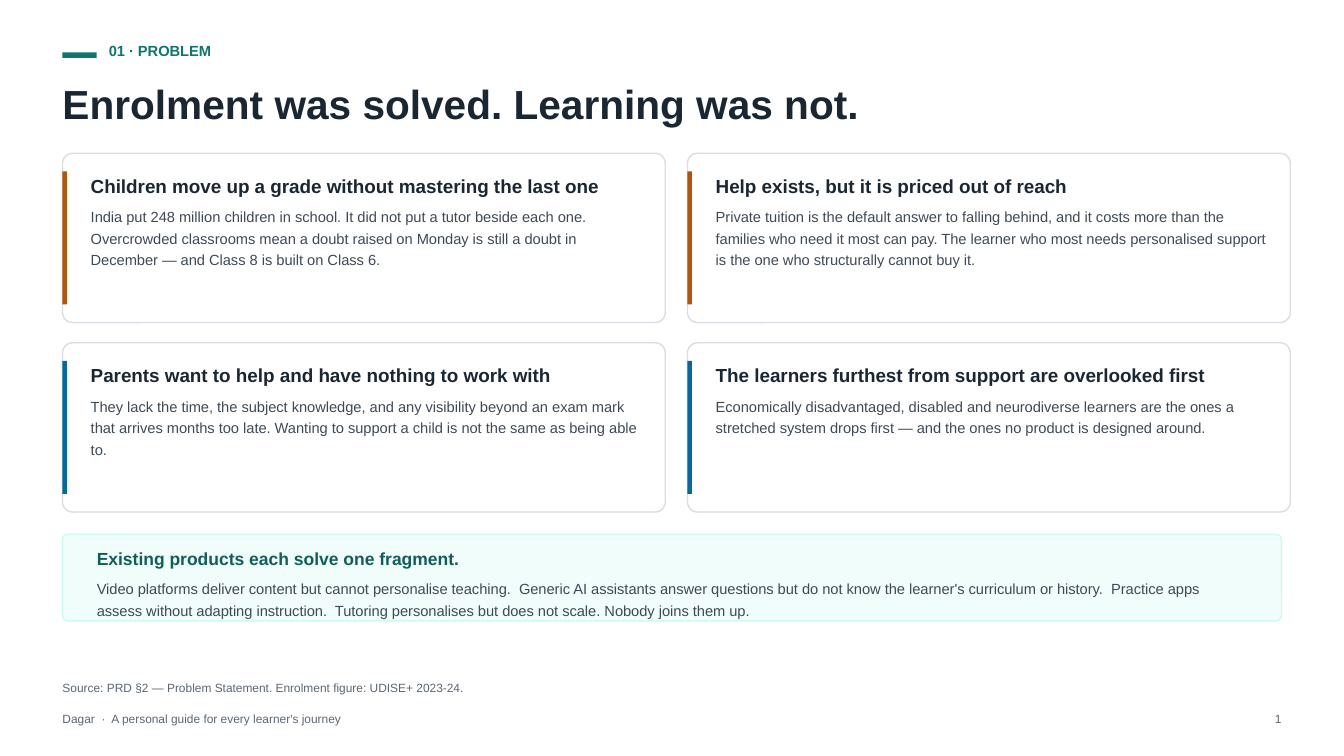
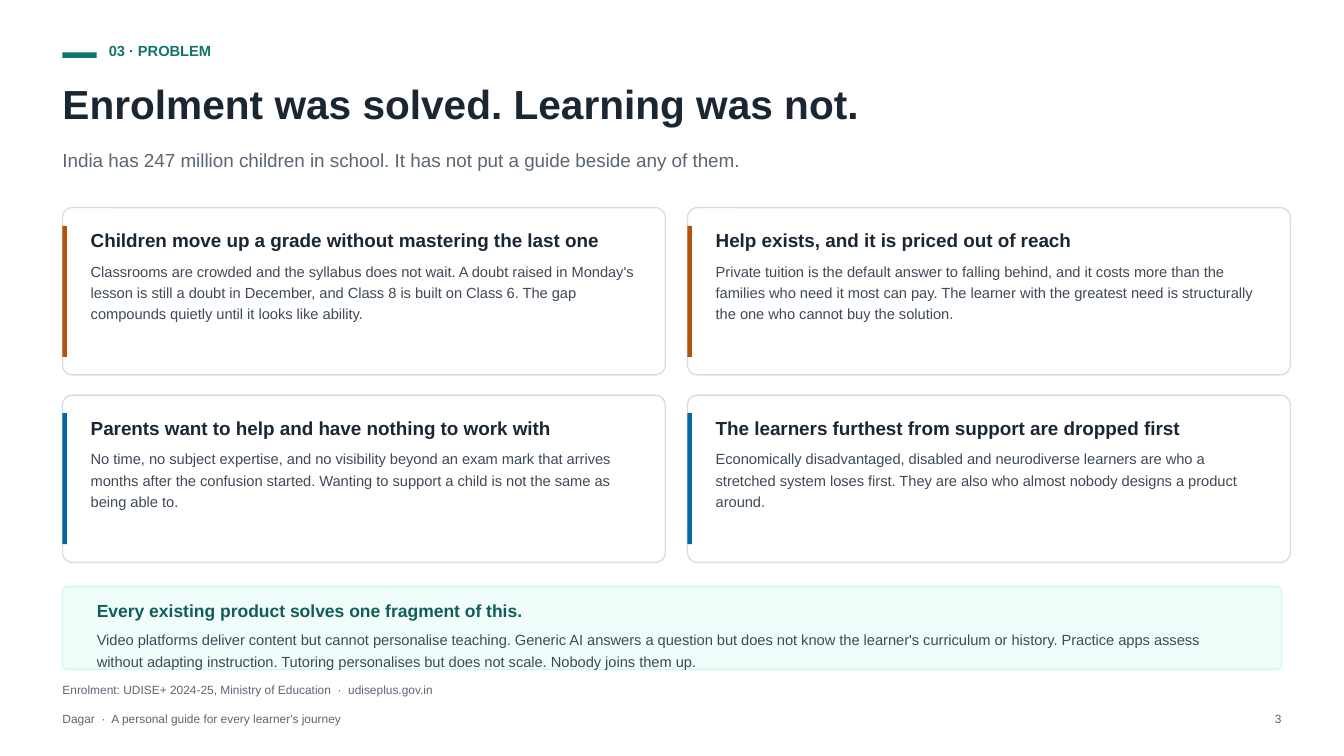
Before and after one commit to ap9650/dagar, a slide deck: slide 3 of docs/deck/Dagar-Pitch-Deck.pptx (slide 2 before the commit). Drawn at 1344x756 pixels with LibreOffice and Linux fonts; fonts in the diff are those of the drawing. Boxes give left, top, right and bottom in pixels: in the first picture for what was removed or moved away, otherwise in the second. Text is boxed around its words. In the diff, an @@ line names an element or a change of style, - is before the commit and + after.

```diff
--- a/docs/deck/Dagar-Pitch-Deck.pptx
+++ b/docs/deck/Dagar-Pitch-Deck.pptx
@@ text at <box>109,45,211,56</box>: text changed @@
-01 · PROBLEM
+03 · PROBLEM
@@ text added at <box>62,153,740,171</box>, 13.5 pt, text #5B6673 @@
+India has 247 million children in school. It has not put a guide beside any of them.
@@ 2 rounded rectangles, 2 rectangles, 1 text: place and size @@
-2 rounded rectangles, 2 rectangles, 1 text at <box>63,153,1291,323</box>
+2 rounded rectangles, 2 rectangles, 1 text at <box>63,208,1291,375</box>
@@ text at <box>716,233,1253,322</box>: text changed @@
-Help exists, but it is priced out of reach
-Private tuition is the default answer to falling behind, and it costs more than the families who need it most can pay. The learner who most needs personalised support is the one who structurally cannot buy it.
+Help exists, and it is priced out of reach
+Private tuition is the default answer to falling behind, and it costs more than the families who need it most can pay. The learner with the greatest need is structurally the one who cannot buy the solution.
@@ text at <box>91,266,634,322</box>: text changed @@
-India put 248 million children in school. It did not put a tutor beside each one. Overcrowded classrooms mean a doubt raised on Monday is still a doubt in December — and Class 8 is built on Class 6.
+Classrooms are crowded and the syllabus does not wait. A doubt raised in Monday's lesson is still a doubt in December, and Class 8 is built on Class 6. The gap compounds quietly until it looks like ability.
@@ 2 rounded rectangles, 2 rectangles, 1 text: place and size @@
-2 rounded rectangles, 2 rectangles, 1 text at <box>63,343,1291,512</box>
+2 rounded rectangles, 2 rectangles, 1 text at <box>63,395,1291,563</box>
@@ text at <box>716,421,1237,507</box>: text changed @@
-The learners furthest from support are overlooked first
-Economically disadvantaged, disabled and neurodiverse learners are the ones a stretched system drops first — and the ones no product is designed around.
+The learners furthest from support are dropped first
+Economically disadvantaged, disabled and neurodiverse learners are who a stretched system loses first. They are also who almost nobody designs a product around.
@@ text at <box>91,453,611,510</box>: text changed @@
-They lack the time, the subject knowledge, and any visibility beyond an exam mark that arrives months too late. Wanting to support a child is not the same as being able to.
+No time, no subject expertise, and no visibility beyond an exam mark that arrives months after the confusion started. Wanting to support a child is not the same as being able to.
@@ rounded rectangle: place and size @@
-rounded rectangle at <box>63,534,1281,621</box>
+rounded rectangle at <box>63,587,1281,669</box>
@@ text at <box>97,604,1200,670</box>: text changed @@
-Existing products each solve one fragment.
-Video platforms deliver content but cannot personalise teaching. Generic AI assistants answer questions but do not know the learner's curriculum or history. Practice apps assess without adapting instruction. Tutoring personalises but does not scale. Nobody joins them up.
+Every existing product solves one fragment of this.
+Video platforms deliver content but cannot personalise teaching. Generic AI answers a question but does not know the learner's curriculum or history. Practice apps assess without adapting instruction. Tutoring personalises but does not scale. Nobody joins them up.
@@ text at <box>62,685,433,697</box>: text changed @@
-Source: PRD §2 — Problem Statement. Enrolment figure: UDISE+ 2023-24.
+Enrolment: UDISE+ 2024-25, Ministry of Education · udiseplus.gov.in
@@ text at <box>1275,714,1282,723</box>: text changed @@
-1
+3
```
Also in this commit, not shown: 4 slides added, 14 slides removed, 12 other files.
